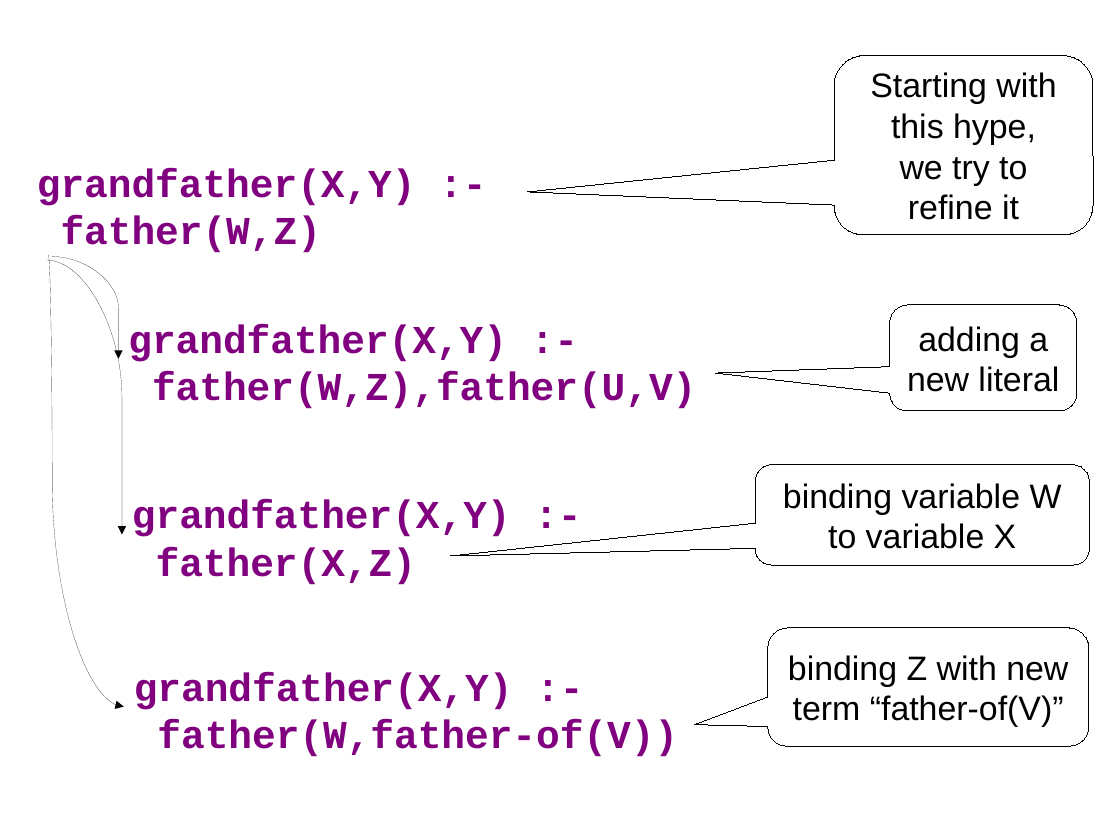
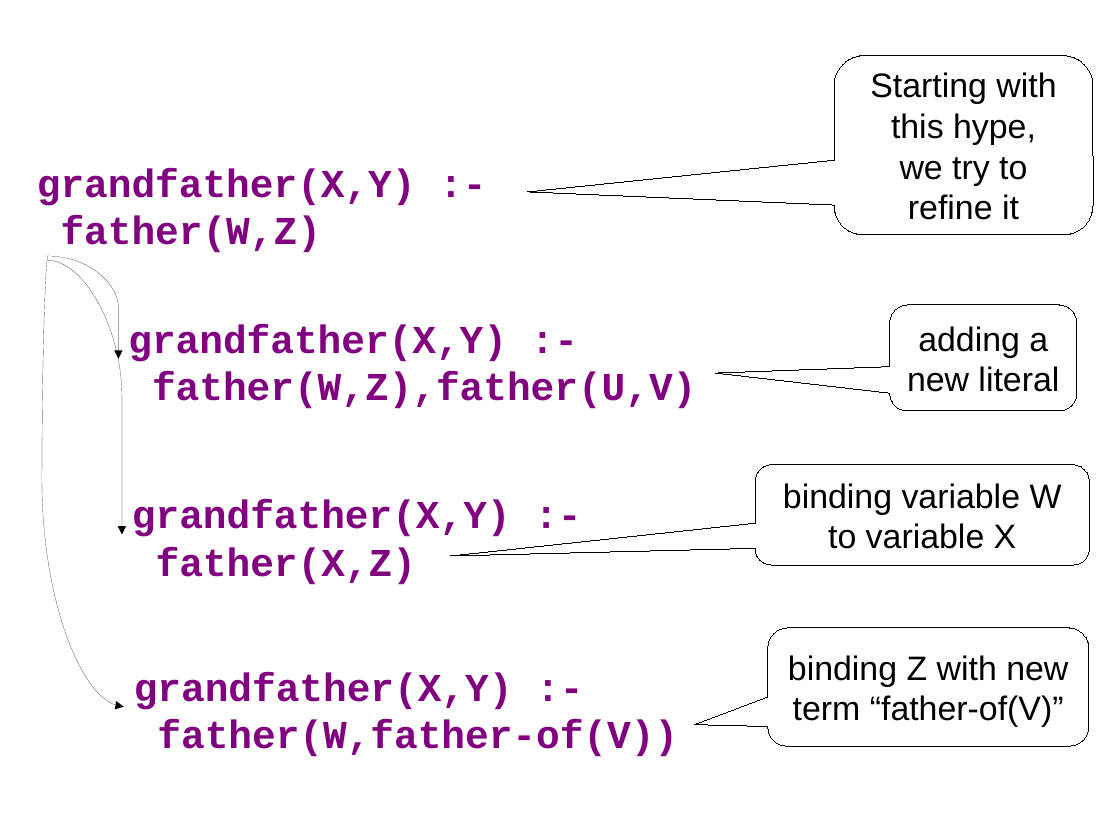
Before and after one commit to srvarey/genifer, a slide deck: slide 15 of slides/Genifer - induction.odp. Drawn at 1120x840 pixels with LibreOffice and Linux fonts; fonts in the diff are those of the drawing; background and template pictures are left out. Boxes give left, top, right and bottom in pixels: in the first picture for what was removed or moved away, otherwise in the second. Text is boxed around its words. In the diff, an @@ line names an element or a change of style, - is before the commit and + after.

```diff
--- a/slides/Genifer - induction.odp
+++ b/slides/Genifer - induction.odp
@@ curved arrow (49, 255) - (124, 706): route changed @@
```
Also in this commit, not shown: 3 other slides changed, 1 slide added, 8 other files.
